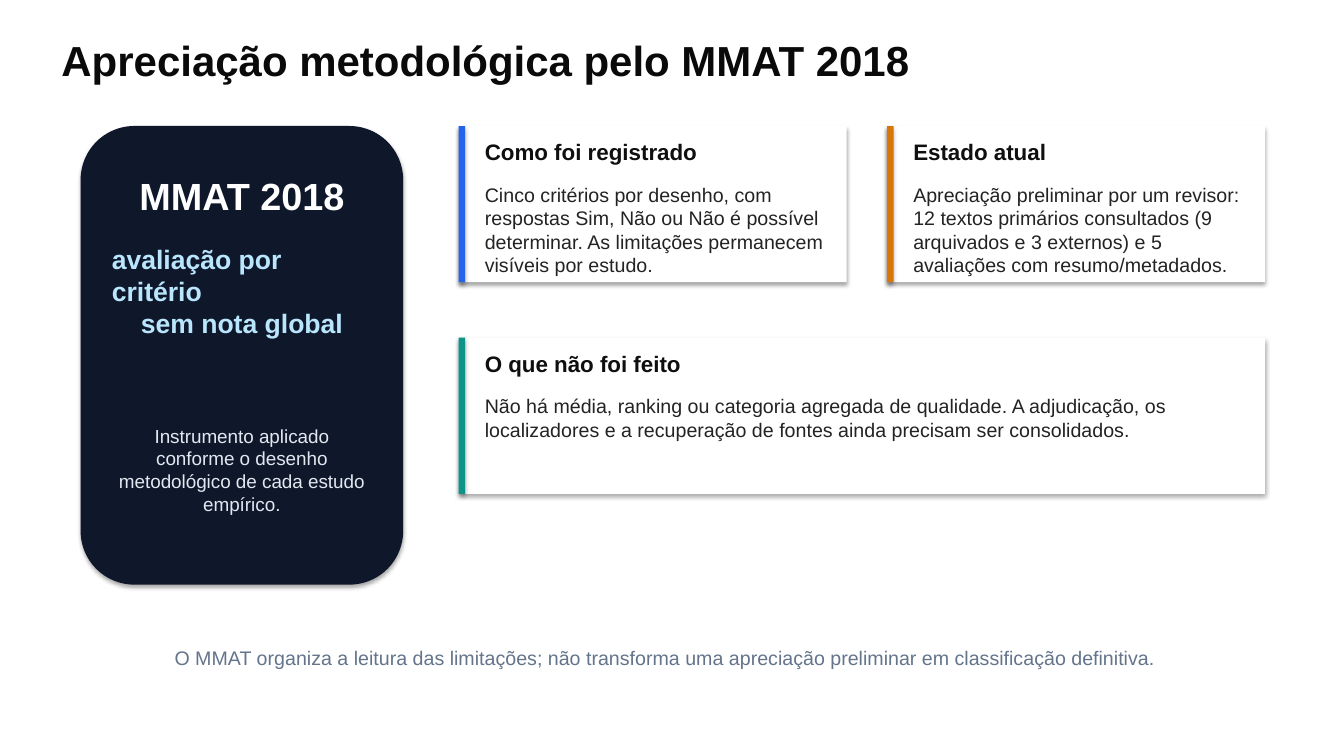
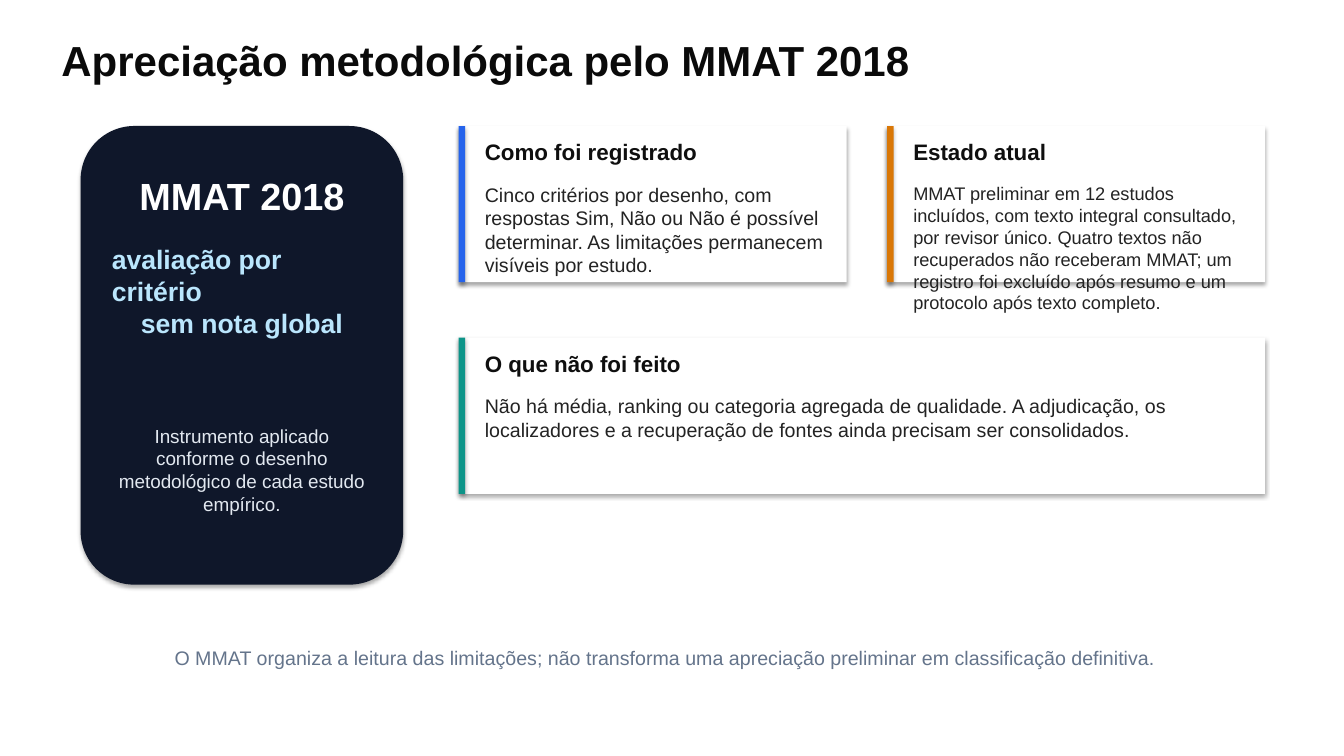
Before and after one commit to thalesfb/ccw, a slide deck: slide 13 of results/tcc/presentation/ensino_personalizado_de_matematica_tcc.pptx. Drawn at 1344x756 pixels with LibreOffice and Linux fonts; fonts in the diff are those of the drawing. Boxes give left, top, right and bottom in pixels: in the first picture for what was removed or moved away, otherwise in the second. Text is boxed around its words. In the diff, an @@ line names an element or a change of style, - is before the commit and + after.

```diff
--- a/results/tcc/presentation/ensino_personalizado_de_matematica_tcc.pptx
+++ b/results/tcc/presentation/ensino_personalizado_de_matematica_tcc.pptx
@@ text at [913, 186, 1236, 313]: text changed; size 14 to 13 pt @@
-Apreciação preliminar por um revisor: 12 textos primários consultados (9 arquivados e 3 externos) e 5 avaliações com resumo/metadados.
+MMAT preliminar em 12 estudos incluídos, com texto integral consultado, por revisor único. Quatro textos não recuperados não receberam MMAT; um registro foi excluído após resumo e um protocolo após texto completo.
```
Also in this commit, not shown: 5 other slides changed, 6 other files.
